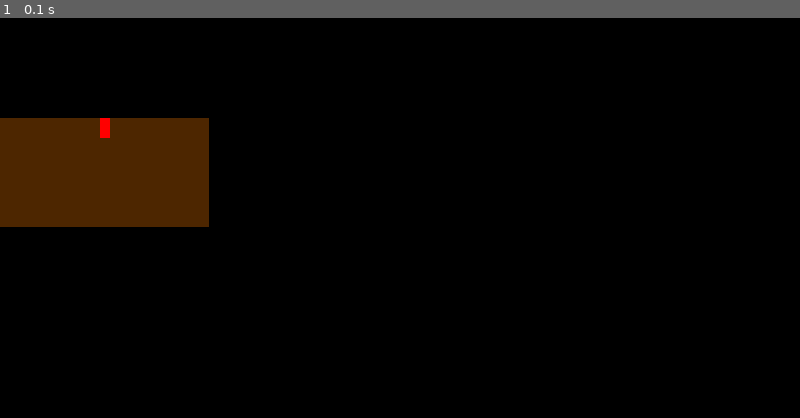
Above: before the commit, frame 1.
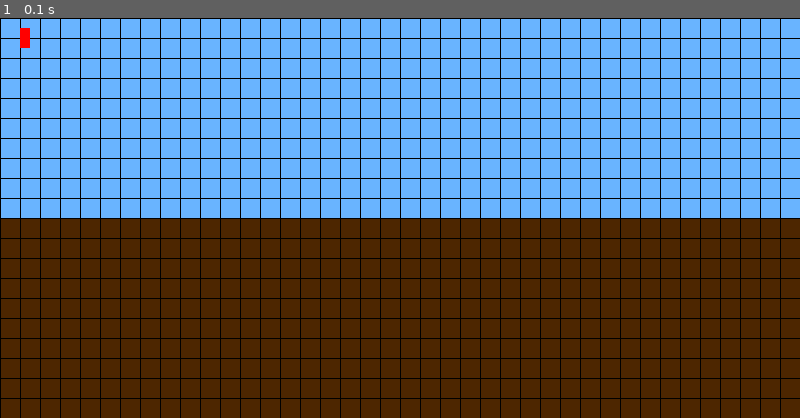
Above: after the commit, the same moment.

Repository: diduk001/terraria-clone-pygame
Game: pygame game, started from Main.py
Same seed, same stepped clock (60 frames per second), same inputs: the game is played once before the commit and once after it.
Inputs:
- Up to frame 1 (0.1 s): no input

The runs differ from the first frame. In frame 1, 91% of the frame differs, in the area x 0-100%, y 0-100%.

Commit message:
Edited Block Class:  -added some comments  -added _str_ and _repr_ methods Changed Air Block colour
Changed World Class:
 -Changed show method

Diff:
--- a/Blocks.py
+++ b/Blocks.py
@@ -3,13 +3,15 @@
 
 
 class Block:
+    # размер блока (в пикселях)
+    size = 20
+
     def __init__(self, id, x, y):
-        # id блока, x координата, y координата, размер блока (в пикселях)
+        # id блока
 
         self.id = id
         self.x = x
         self.y = y
-        self.size = 10
 
         # Имя блока, его цвет отрисовки, флаг is_breakable, прочность блока
 
@@ -19,13 +21,20 @@
         self.solidity = int()
 
     # Функция отрисоки
-
-    def show(self, screen):
+    # screen - экран для отрисовки
+    # x - x координата левого верхнего угла на экране
+    # y - y координата левого верхнего угла на экране
+    def show(self, screen, x, y):
         if self.color == ():
             return
 
-        pygame.draw.rect(screen, self.color, Rect(self.x, self.y, self.size, self.size))
+        pygame.draw.rect(screen, self.color, Rect(x + 1, y + 1, self.size - 1, self.size - 1))
 
+    def __str__(self):
+        return f"<Block {self.name}>"
+
+    def __repr__(self):
+        return str(self)
 
 # Блок Воздуха
 
@@ -34,7 +43,7 @@
         super().__init__(0, x, y)
 
         self.name = "Air"
-        self.color = ()
+        self.color = (105, 180, 255)
         self.is_breakable = False
         self.solidity = -1
 
--- a/World.py
+++ b/World.py
@@ -6,8 +6,8 @@
 
     # Высота и Ширина мира (в блоках)
 
-    width = 200
-    height = 200
+    width = 40
+    height = 20
 
     def __init__(self, screen):
         self.world = list()
@@ -31,6 +31,7 @@
     # Функция отрисовки
 
     def show(self):
-        for row in self.world:
-            for block in row:
-                block.show(self.screen)
+        for y in range(self.height):
+            for x in range(self.width):
+                block = self.world[y][x]
+                block.show(self.screen, x * block.size, y * block.size)
